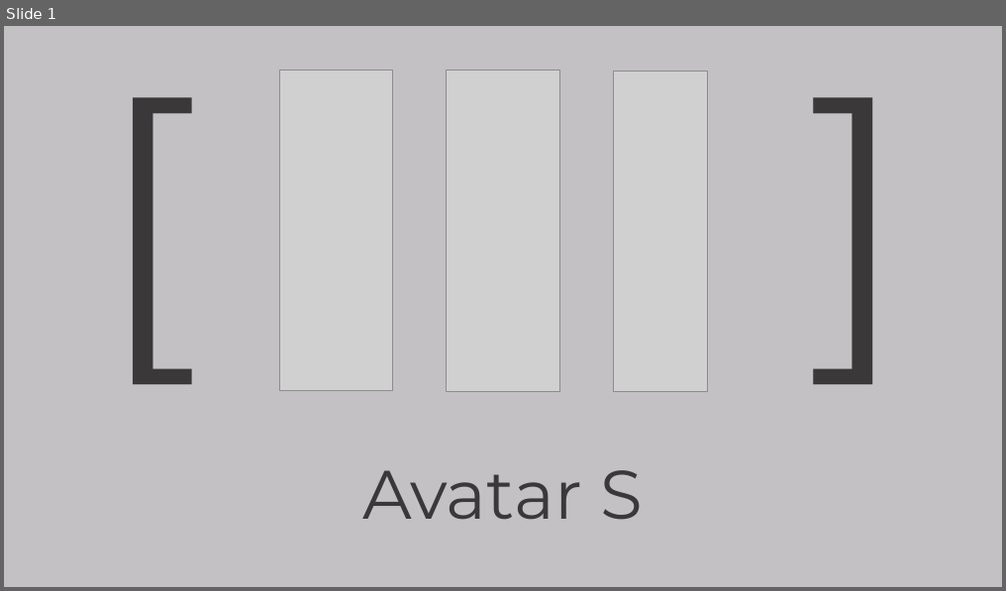
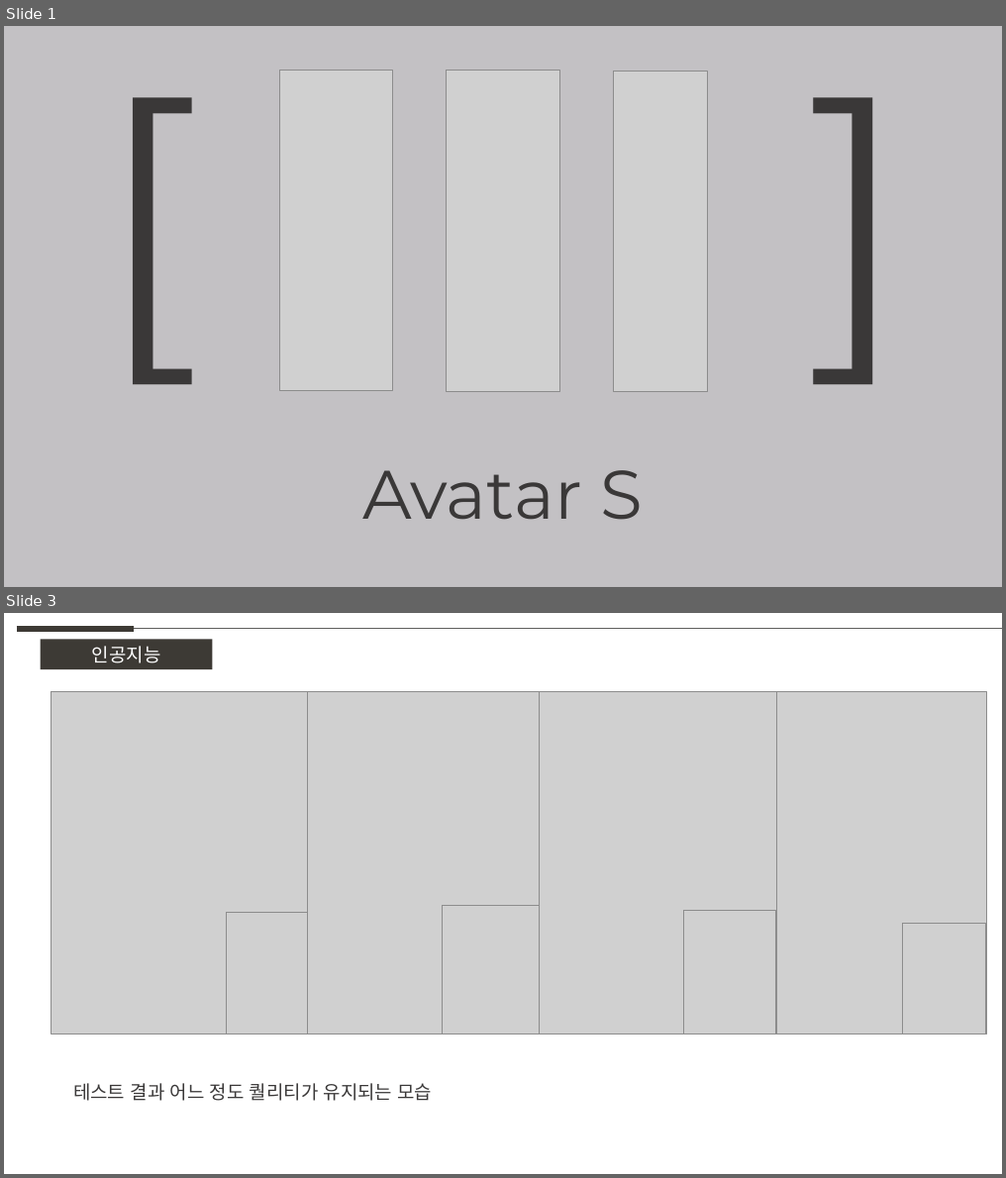
Before and after one commit to weaknessHero/Project_AvatarS, a slide deck: 발표자료/업데이트/LJHPPT.pptx. Shown one above the other, each under a label of ours: slide 1 before the commit, slides 1 and 3 after it; the slides between them are not shown. The pictures are 1006x591 and 1006x1178 pixels, drawn with LibreOffice and Linux fonts; fonts in the diff are those of the drawing; grey boxes stand for pictures. Boxes give left, top, right and bottom in pixels: in the first picture for what was removed or moved away, otherwise in the second. Text is boxed around its words. In the diff, an @@ line names an element or a change of style, - is before the commit and + after.

```diff
--- a/발표자료/업데이트/LJHPPT.pptx
+++ b/발표자료/업데이트/LJHPPT.pptx
@@ slide 3 added at (4, 613, 1002, 1174), background #FFFFFF @@
@@ line added from (17, 629) to (135, 629), #3D3A35 6 pt @@
@@ rectangle added at (41, 639, 213, 669), fill #3D3A35, 18 pt, text #FFFFFF @@
+인공지능
@@ line added from (135, 629) to (1002, 629), #5F5F5D 0.5 pt @@
@@ picture added at (51, 691, 307, 1035) @@
@@ picture added at (282, 691, 539, 1035) @@
@@ picture added at (520, 691, 776, 1035) @@
@@ picture added at (730, 691, 986, 1035) @@
@@ picture added at (442, 906, 539, 1035) @@
@@ picture added at (227, 912, 307, 1034) @@
@@ picture added at (684, 911, 776, 1035) @@
@@ picture added at (902, 924, 985, 1035) @@
@@ text added at (73, 1083, 433, 1101), 18 pt, text #3A3838 @@
+테스트 결과 어느 정도 퀄리티가 유지되는 모습
```
Also in this commit, not shown: 2 slides changed, 1 other slide added.
